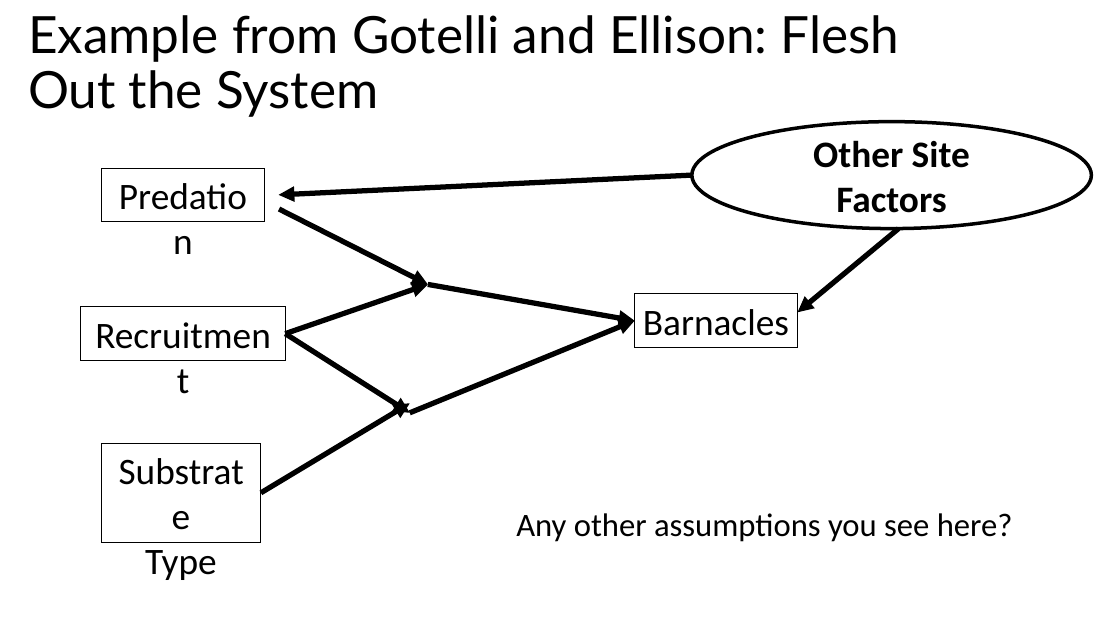
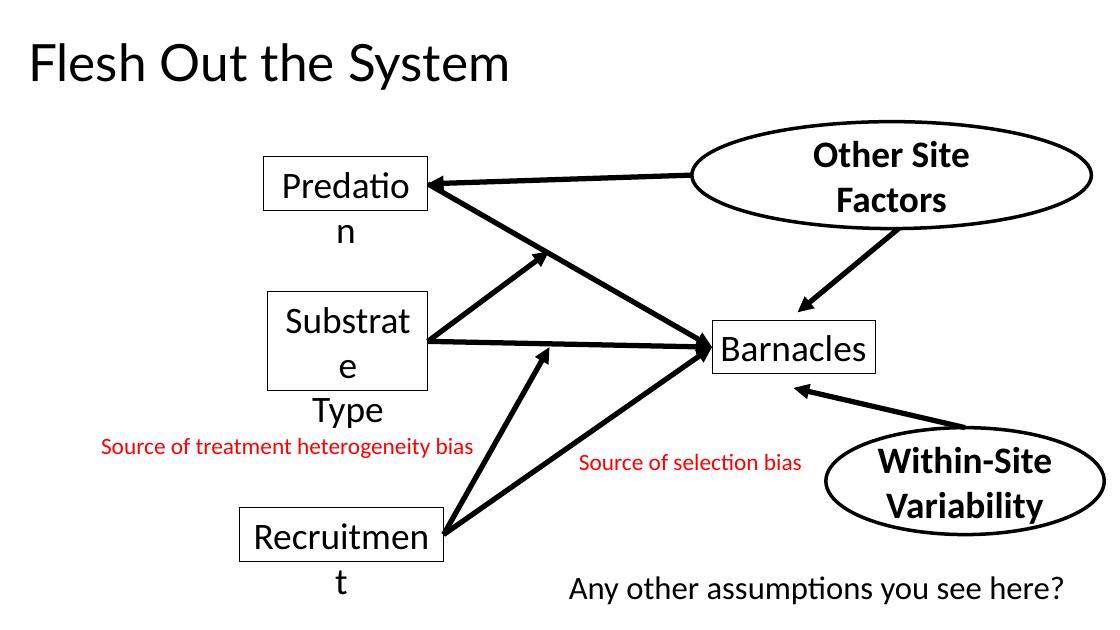
Before and after one commit to biol607/biol607.github.io, a slide deck: slide 10 of lectures/causality_experiments.pptx (slide 5 before the commit). Drawn at 1120x630 pixels with LibreOffice and Linux fonts; fonts in the diff are those of the drawing. Boxes give left, top, right and bottom in pixels: in the first picture for what was removed or moved away, otherwise in the second. Text is boxed around its words. In the diff, an @@ line names an element or a change of style, - is before the commit and + after.

```diff
--- a/lectures/causality_experiments.pptx
+++ b/lectures/causality_experiments.pptx
@@ title at (28, 43, 510, 90): text changed @@
-Example from Gotelli and Ellison: Flesh Out the System
+Flesh Out the System
@@ rectangle "Predation": place and size @@
-rectangle "Predation" at (101, 168, 265, 222)
+rectangle "Predation" at (264, 157, 428, 211)
@@ arrow moved from (692, 175) - (279, 195) to (692, 175) - (428, 184) @@
@@ arrow moved from (279, 209) - (428, 285) to (428, 184) - (712, 347) @@
@@ arrow moved from (428, 285) - (634, 321) to (428, 341) - (549, 251) @@
@@ rectangle "Substrate": place and size @@
-rectangle "Substrate" at (101, 444, 260, 543)
+rectangle "Substrate" at (268, 292, 428, 391)
@@ arrow removed from (410, 413) to (634, 321) @@
@@ rectangle "Barnacles": place and size @@
-rectangle "Barnacles" at (634, 294, 797, 348)
+rectangle "Barnacles" at (712, 320, 875, 374)
@@ arrow moved from (261, 493) - (410, 403) to (428, 341) - (712, 347) @@
@@ arrow moved from (286, 334) - (410, 413) to (444, 534) - (549, 347) @@
@@ arrow moved from (286, 334) - (428, 285) to (444, 534) - (712, 347) @@
@@ arrow added from (965, 428) to (794, 388), #000000 4.5 pt @@
@@ text added at (101, 437, 474, 458), 20 pt, text #FF0000 @@
+Source of treatment heterogeneity bias
@@ ellipse added at (826, 428, 1104, 534), fill #FFFFFF, outline #000000 3 pt, 32 pt, text #000000, bold @@
+Within-Site Variability
@@ text added at (579, 453, 802, 470), 20 pt, text #FF0000 @@
+Source of selection bias
@@ rectangle "Recruitment": place and size @@
-rectangle "Recruitment" at (81, 307, 285, 360)
+rectangle "Recruitment" at (239, 507, 444, 561)
@@ text "Any other assumptions you see ...": place and size @@
-text "Any other assumptions you see ..." at (516, 513, 1013, 542)
+text "Any other assumptions you see ..." at (569, 576, 1065, 605)
```
Also in this commit, not shown: 6 other slides changed, 7 slides added, 2 slides removed, 2 other files.
